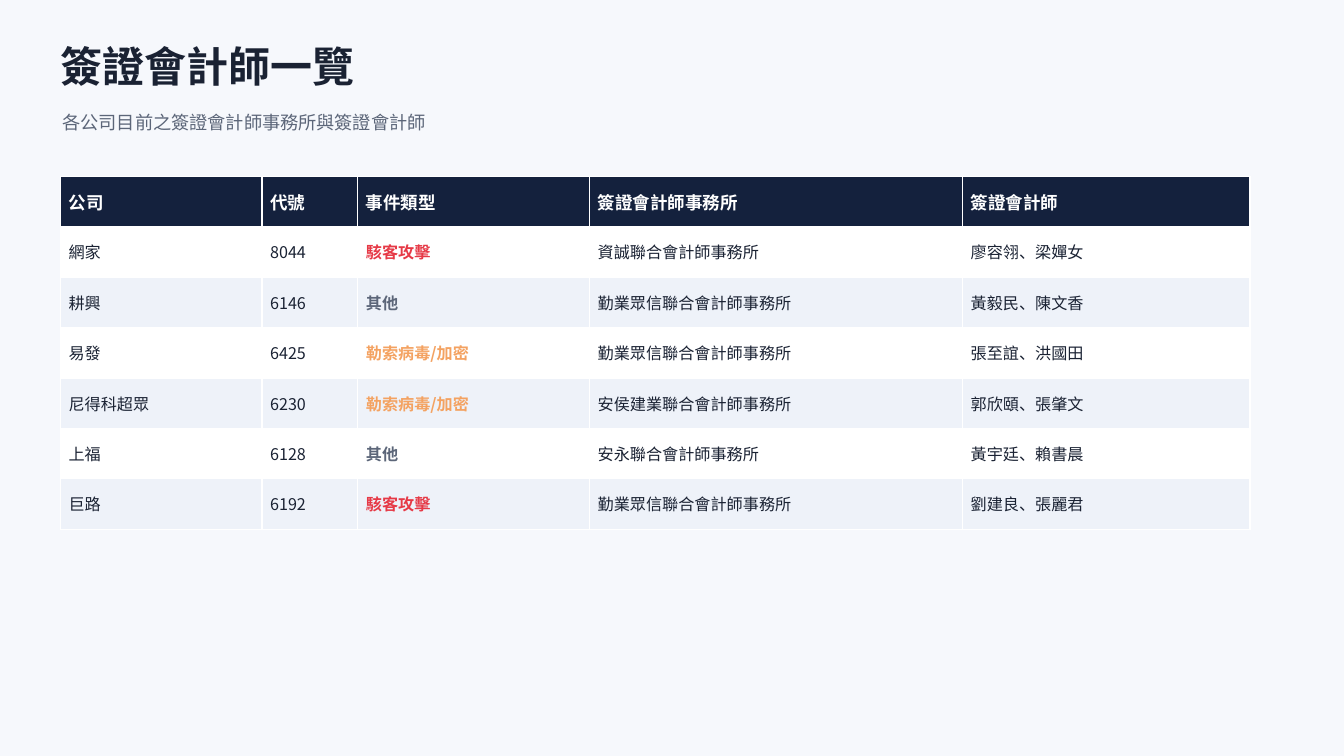
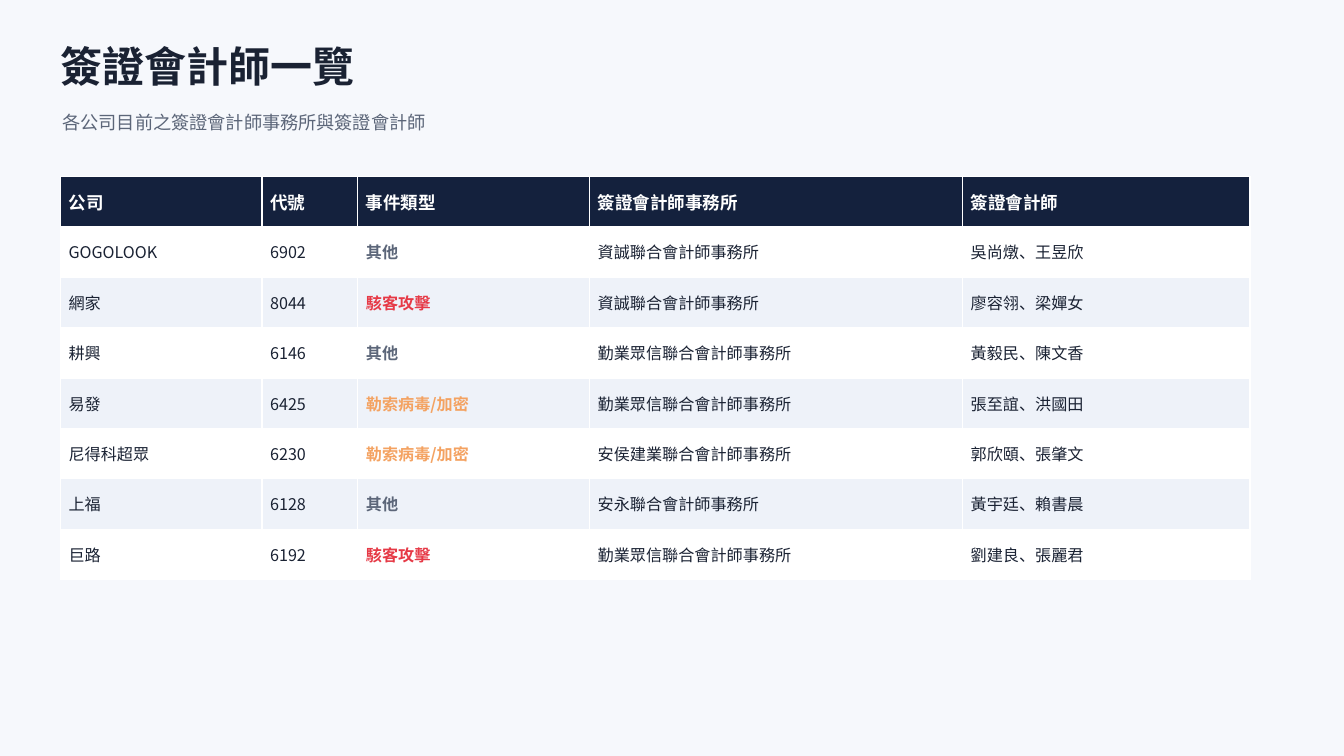
Before and after one commit to Johnnylin77/mops-isec-monitor, a slide deck: slide 4 of 資安事件因應分析.pptx. Drawn at 1344x756 pixels with LibreOffice and Linux fonts; fonts in the diff are those of the drawing. Boxes give left, top, right and bottom in pixels: in the first picture for what was removed or moved away, otherwise in the second. Text is boxed around its words. In the diff, an @@ line names an element or a change of style, - is before the commit and + after.

```diff
--- a/資安事件因應分析.pptx
+++ b/資安事件因應分析.pptx
@@ table at <box>60,176,1250,580</box> @@
+row 2: GOGOLOOK | 6902 | 其他 | 資誠聯合會計師事務所 | 吳尚燉、王昱欣
```
Also in this commit, not shown: 5 other slides changed, 2 other files.
